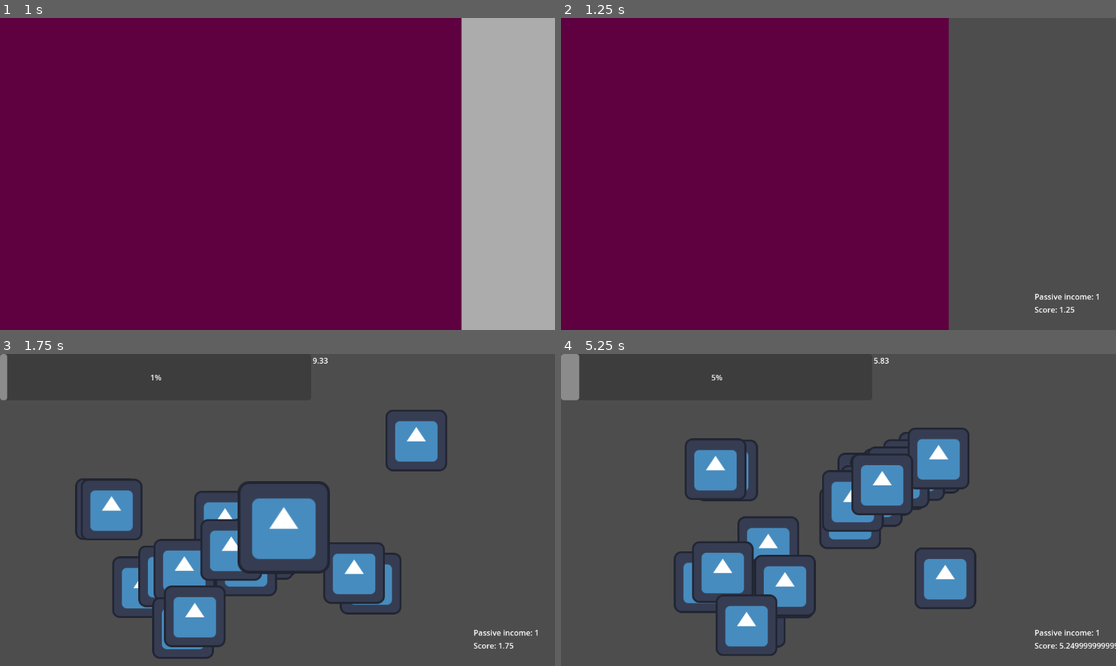
Above: before the commit, frames 1-4 (two rows, left to right).
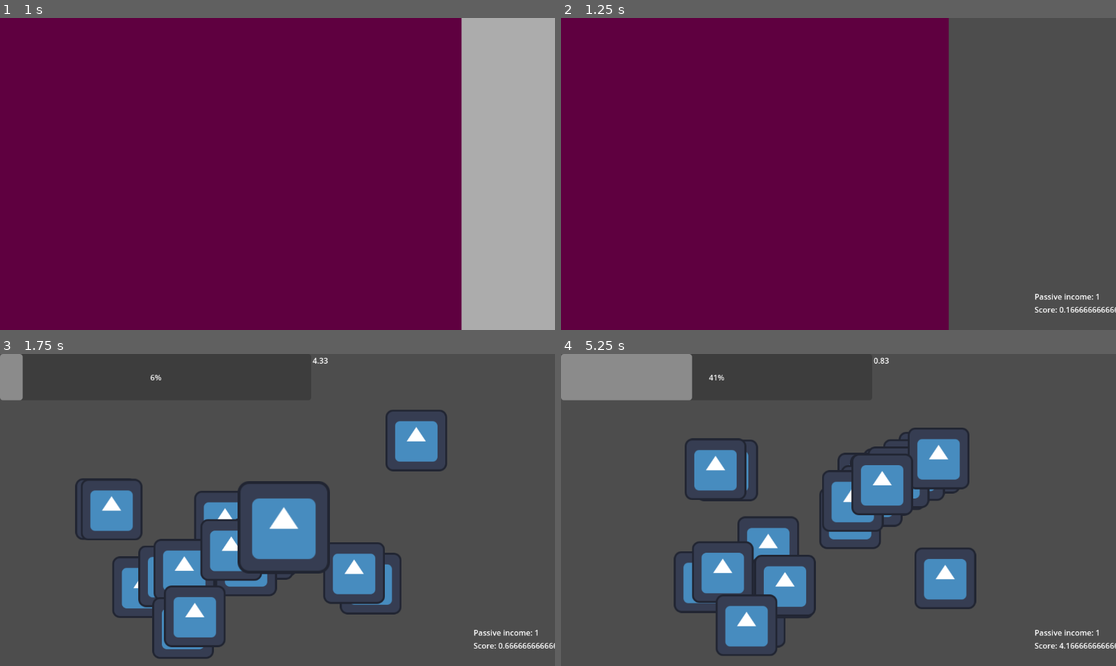
Above: after the commit, the same moments.

Repository: karasikrus/cozy-spring-jam-2024
Game: Godot game, scene res://scenes/menu/main_menu.tscn
Same seed, same stepped clock (60 frames per second), same inputs: the game is played once before the commit and once after it. The engine's default icon, where the game draws it, is replaced by a stand-in: a white triangle on a blue panel in a dark square.
Inputs (mouse positions are in pixels of both pictures, inside the frame that each line leads up to):
- Up to frame 1 (1 s): click "Play" at 0.5 s
- Up to frame 2 (1.25 s): no input
- Up to frame 3 (1.75 s): move the mouse to (277, 513) at 1.27 s; click (277, 513) at 1.35 s
- Up to frame 4 (5.25 s): move the mouse to (727, 525) at 2.02 s; click (727, 525) at 2.1 s; move the mouse to (894, 441) at 2.77 s; click (894, 441) at 2.85 s; move the mouse to (810, 572) at 3.52 s; click (810, 572) at 3.6 s; move the mouse to (1005, 556) at 4.27 s; click (1005, 556) at 4.35 s; move the mouse to (672, 463) at 5.02 s; click (672, 463) at 5.1 s

Frame 1 is identical in both runs. In frame 2, 0.1% of the frame differs, in the area x 89-100%, y 92-95%; in frame 3, 0.6%; in frame 4, 3.2%, in the area x 3-100%, y 0-95%.

Commit message:
connect level/honey manager with mutations

Diff:
--- a/scenes/autoload/honey_manager.gd
+++ b/scenes/autoload/honey_manager.gd
@@ -5,6 +5,7 @@
 var click_base_modifier : float = 1.5
 var click_base_value : float = 1.0
 var total_honey_on_current_level : float = 0.0 #(dsmoliakov): being also updated from level manager
+var freeze: bool = true
 #var delta_cumsum = 0.0
 #var period_sec = 0.2
 
@@ -16,6 +17,8 @@
 	return click_base_value * click_base_modifier
 
 func click():
+	if freeze:
+		return
 	var honey_to_add_on_click = get_amount_generated_by_click()
 	current_honey += honey_to_add_on_click
 	total_honey_on_current_level += honey_to_add_on_click
@@ -27,6 +30,8 @@
 
 # Called every frame. 'delta' is the elapsed time since the previous frame.
 func _process(delta):
+	if freeze:
+		return
 	var honey_to_add : float = 0.0
 	honey_to_add += passive_income * delta
 	#(dsmoliakov): splitting current_honey and total honey to keep track of level progression
--- a/scenes/autoload/level_manager.gd
+++ b/scenes/autoload/level_manager.gd
@@ -1,22 +1,23 @@
 extends Node
 
-var lvlsHoneyLimits = [100, 1000, 5000, 10000, 20000, 30000, 40000]
-var lvlsTimeLimits =  [ 10,   20,   30,    40,    50,    60,    70]
+var lvlsHoneyLimits = [ 10, 1000, 5000, 10000, 20000, 30000, 40000]
+var lvlsTimeLimits =  [ 5,   20,   30,    40,    50,    60,    70]
 var currentLevel: int = 0
 var levelTimer: Timer = null
 
+@onready var mutationScene = preload("res://scenes/mutation_screen/mutation_screen.tscn")
 
 signal start_next_level_signal
 signal game_over
 # Called when the node enters the scene tree for the first time.
 func _ready():
-
+	MutationsManager.new_mutation.connect(reset_timer_on_mutation_select)
 	pass # Replace with function body.
 
 func start_first_level():
 	levelTimer = Timer.new()
 	levelTimer.connect("timeout", finalize_current_level)
-	levelTimer.autostart = true
+	#levelTimer.autostart = true
 	add_child(levelTimer)
 	levelTimer.start(lvlsTimeLimits[currentLevel])
 
@@ -29,9 +30,16 @@
 	pass
 
 func start_next_level():
+	HoneyManager.freeze = true
 	HoneyManager.total_honey_on_current_level -= lvlsHoneyLimits[currentLevel]
 	currentLevel += 1
+	levelTimer.stop()
+	var scene_instance = mutationScene.instantiate()
+	get_tree().root.add_child(scene_instance)
+
+func reset_timer_on_mutation_select(a):
 	levelTimer.start(lvlsTimeLimits[currentLevel])
+	HoneyManager.freeze = false
 	start_next_level_signal.emit()
 
 func current_level_progress()->float:
--- a/scenes/menu/main_menu.gd
+++ b/scenes/menu/main_menu.gd
@@ -15,6 +15,7 @@
 	get_tree().change_scene_to_file("res://scenes/main/main.tscn")
 	SceneTransition.open_screen()
 	LevelManager.start_first_level()
+	HoneyManager.freeze = false
 
 
 func on_options_pressed():
